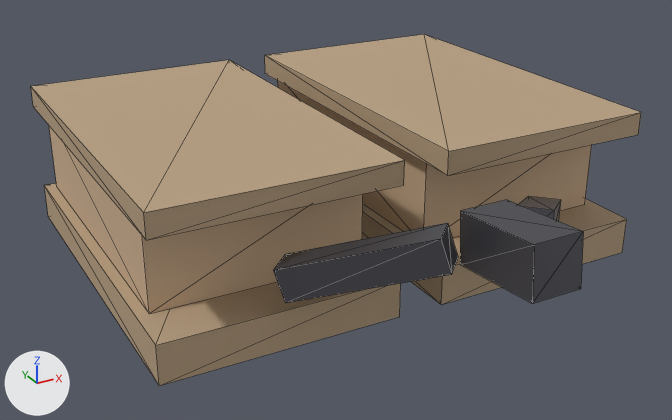
Renders of the glTF model public/models/bloomery_bellows.glb from each side of a commit.
The view is the same before and after, from a 50 mm lens placed at (-1.131, -2.131, 1.131), pointed at (-0.071, -0.204, 0.168). Arrows for +X, +Y and +Z are at lower left; the lights stay in place. The picture after the commit comes second. Mesh edges are drawn as thin lines. Vertices at exactly the same position are counted once.

In view in the first picture: 'BloomeryBellows'.
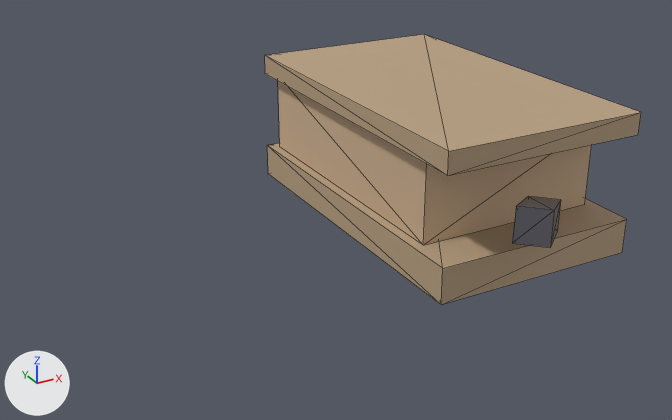
The newer file is also turned or shifted as a whole; pictures and numbers use the older file's frame.

What differs and where, as boxes (x1, y1, x2, y2) in the pictures (672 x 420 px):
'BloomeryBellows', reshaped (38% narrower, 23% shorter): before (31, 34, 641, 386); after (265, 34, 641, 304)
part 1 of me_mesh_bloomerybellows, deleted (beige): before (44, 183, 401, 386)
part 2 of me_mesh_bloomerybellows, deleted (beige): before (49, 126, 363, 314)
part 3 of me_mesh_bloomerybellows, deleted: before (460, 200, 583, 304)
part 4 of me_mesh_bloomerybellows, deleted (beige): before (31, 60, 405, 240)
part 5 of me_mesh_bloomerybellows, deleted: before (273, 223, 458, 303)

What the commit changed:
me_mesh_bloomerybellows is used by ob_bloomerybellows; location (0.0, 0.0, 0.0).
me_mesh_bloomerybellows had 72 vertices, 108 faces and spanned x -0.66..0.66, y -0.955..0.5, z 0.0..0.4.
me_mesh_bloomerybellows now has 32 vertices, 48 faces and spans x 0.06..0.66, y -0.787..0.5, z 0.0..0.4.
me_mesh_bloomerybellows part 1: the loose piece of 8 vertices spanning x -0.66..-0.06, y -0.5..0.5, z 0.0..0.1 is deleted.
me_mesh_bloomerybellows part 2: the loose piece of 8 vertices spanning x -0.63..-0.09, y -0.37..0.47, z 0.1..0.34 is deleted.
me_mesh_bloomerybellows part 3: the loose piece of 8 vertices spanning x -0.06..0.06, y -0.955..-0.715, z 0.24..0.38 is deleted.
me_mesh_bloomerybellows part 4: the loose piece of 8 vertices spanning x -0.66..-0.06, y -0.5..0.5, z 0.34..0.4 is deleted.
me_mesh_bloomerybellows part 5: the loose piece of 8 vertices spanning x -0.397..-0.071, y -0.787..-0.463, z 0.142..0.338 is deleted.
